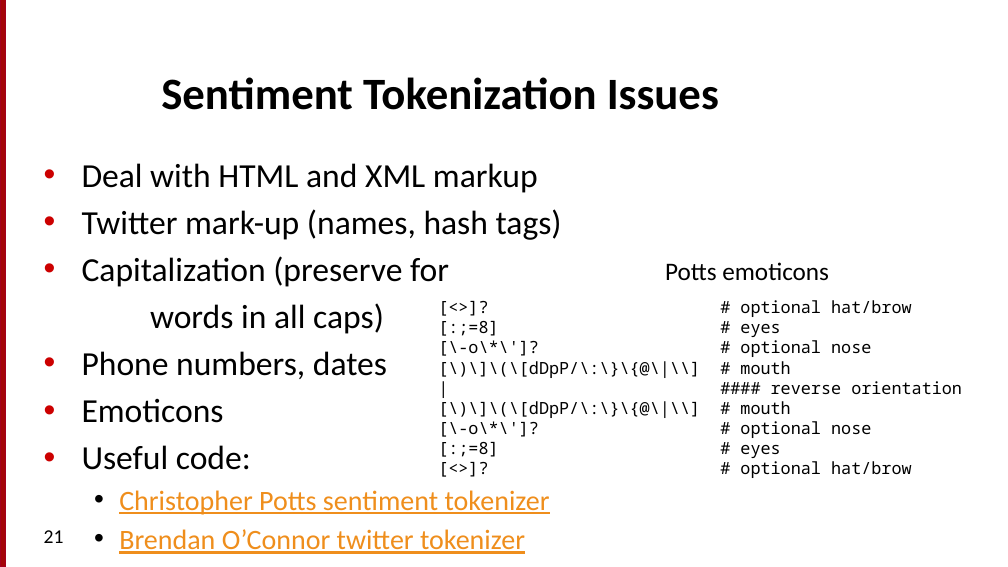
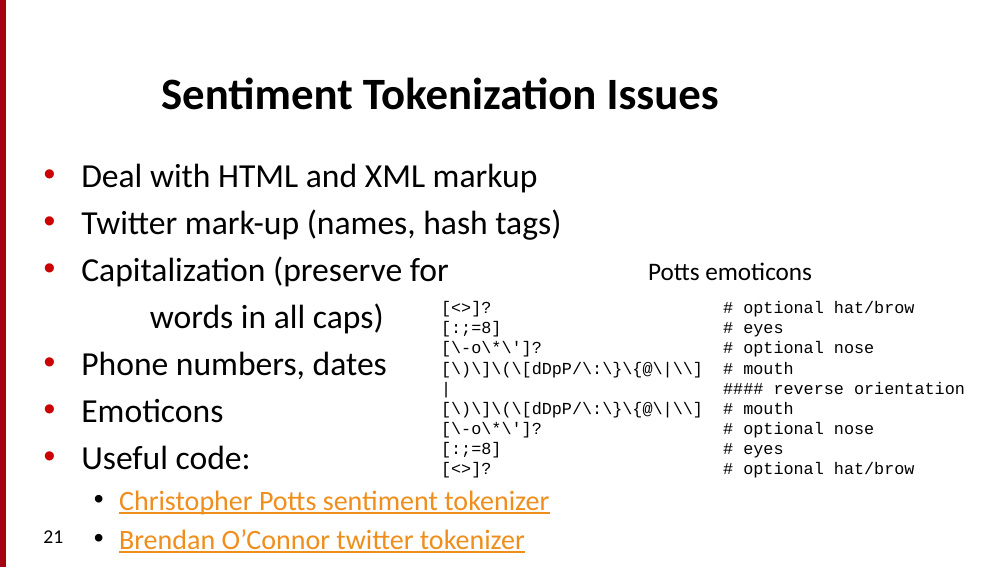
Before and after one commit to motazsaad/NLP-ICTS6361, a slide deck: slide 21 of textbooks/Speech and Language Processing/chapters/7_Sent.pptx. Drawn at 1008x567 pixels with LibreOffice and Linux fonts; fonts in the diff are those of the drawing. Boxes give left, top, right and bottom in pixels: in the first picture for what was removed or moved away, otherwise in the second. Text is boxed around its words. In the diff, an @@ line names an element or a change of style, - is before the commit and + after.

```diff
--- a/textbooks/Speech and Language Processing/chapters/7_Sent.pptx
+++ b/textbooks/Speech and Language Processing/chapters/7_Sent.pptx
@@ text "Deal with HTML and XML ..." at (81, 163, 561, 553): indent changed @@
@@ text "Potts emoticons": place and size @@
-text "Potts emoticons" at (665, 262, 829, 281)
+text "Potts emoticons" at (648, 262, 812, 281)
@@ text "[<>]? # optional hat/brow" at (441, 301, 965, 478): font Noto Sans Mono to Courier New @@
```
Also in this commit, not shown: 29 other slides changed, 6 other files.
